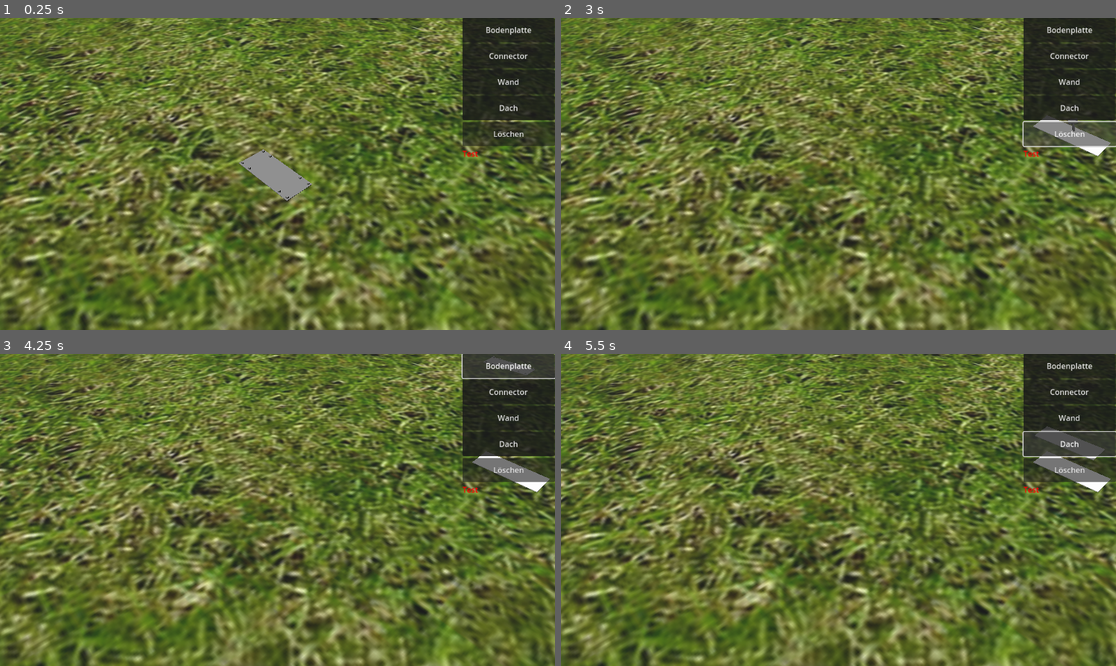
Above: before the commit, frames 1-4 (two rows, left to right).
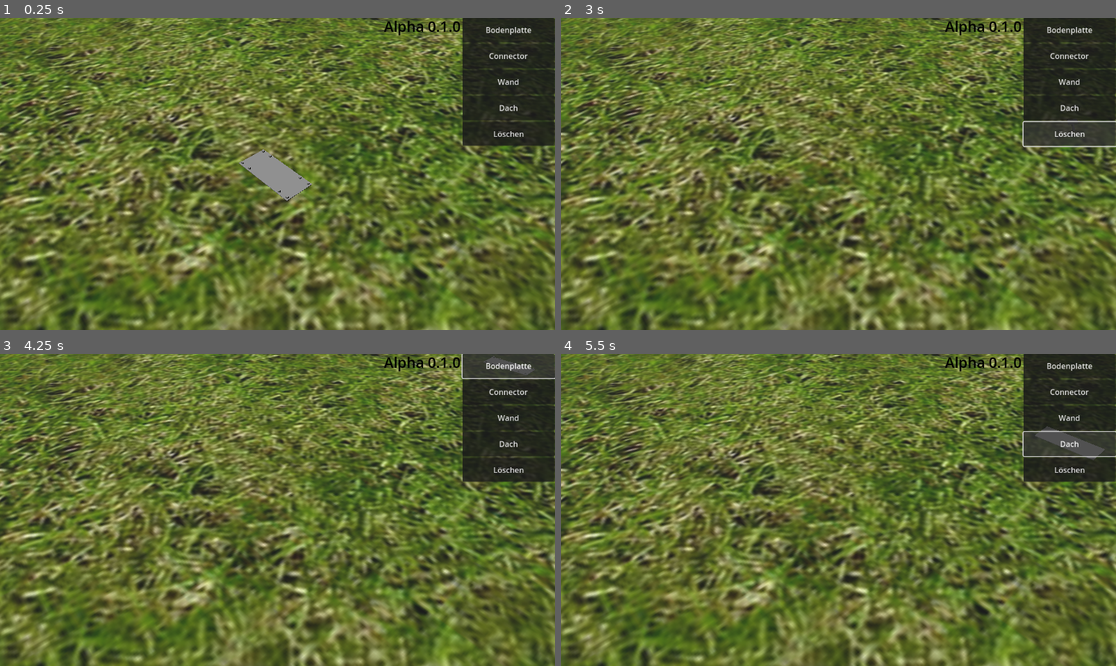
Above: after the commit, the same moments.

Repository: eduardoProggt/DKGBBMT
Game: Godot game, scene res://main_scene.tscn
Same seed, same stepped clock (60 frames per second), same inputs: the game is played once before the commit and once after it.
Inputs:
- Up to frame 1 (0.25 s): no input
- Up to frame 2 (3 s): click "Bodenplatte" at 0.5 s; click "Wand" at 1.25 s; click "Dach" at 2 s; click "Löschen" at 2.75 s
- Up to frame 3 (4.25 s): click "Bodenplatte" at 3.5 s
- Up to frame 4 (5.5 s): click "Wand" at 4.25 s; click "Dach" at 5 s

The runs differ from the first frame. In frame 1, 0.6% of the frame differs, in the area x 69-100%, y 0-45%; in frame 2, 1.1%; in frame 3, 1.2%; in frame 4, 1.1%.

Commit message:
Alpha 0.1.0

Diff:
--- a/main_scene.tscn
+++ b/main_scene.tscn
@@ -23,7 +23,8 @@
 size = Vector3(200, 1, 200)
 
 [sub_resource type="LabelSettings" id="LabelSettings_owe14"]
-font_color = Color(1, 0, 0, 1)
+font_size = 30
+font_color = Color(0, 0, 0, 1)
 
 [node name="MainScene" type="Node3D"]
 script = ExtResource("1_6wwel")
@@ -69,14 +70,23 @@
 anchor_left = 1.0
 anchor_right = 1.0
 offset_left = -192.0
-offset_bottom = 211.0
+offset_bottom = 266.0
 grow_horizontal = 0
 script = ExtResource("5_1eqg5")
+
+[node name="Label" type="Label" parent="Control"]
+layout_mode = 2
+offset_left = -163.0
+offset_top = -4.0
+offset_right = 70.0
+offset_bottom = 55.0
+text = "Alpha 0.1.0"
+label_settings = SubResource("LabelSettings_owe14")
 
 [node name="MarginContainer" type="MarginContainer" parent="Control"]
 layout_mode = 0
 offset_right = 190.0
-offset_bottom = 212.0
+offset_bottom = 264.0
 
 [node name="Panel" type="Panel" parent="Control/MarginContainer"]
 layout_mode = 2
@@ -113,8 +123,3 @@
 layout_mode = 2
 text = "Löschen
 "
-
-[node name="Label" type="Label" parent="Control/MarginContainer/Panel/VBoxContainer"]
-layout_mode = 2
-text = "Test"
-label_settings = SubResource("LabelSettings_owe14")
Not shown, added: export_presets.cfg
